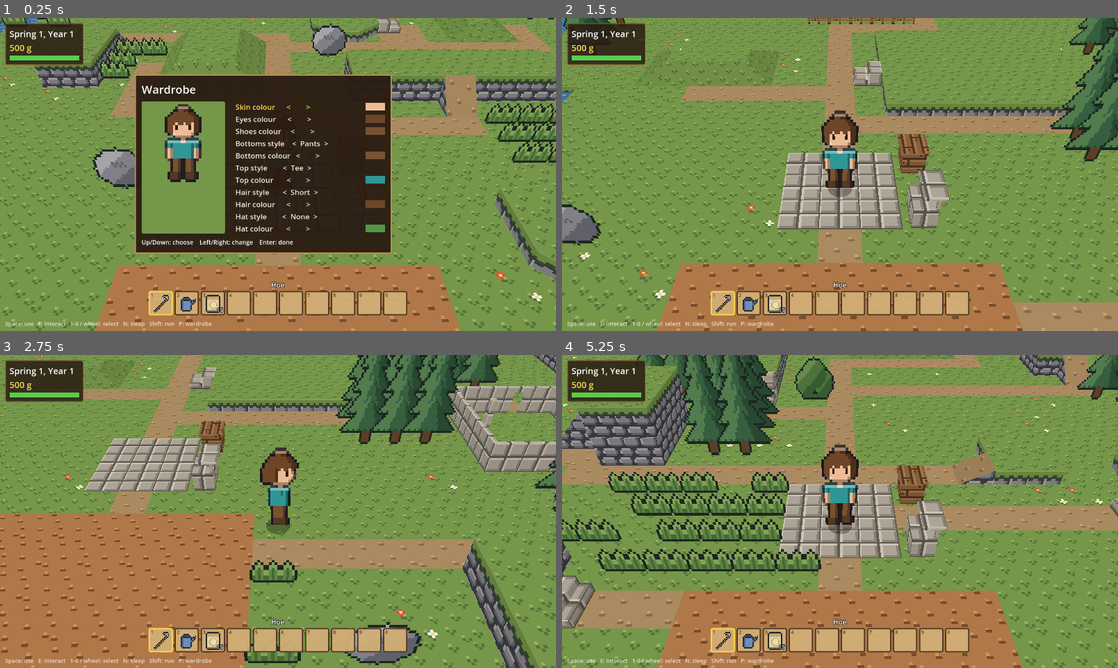
Above: before the commit, frames 1-4 (two rows, left to right).
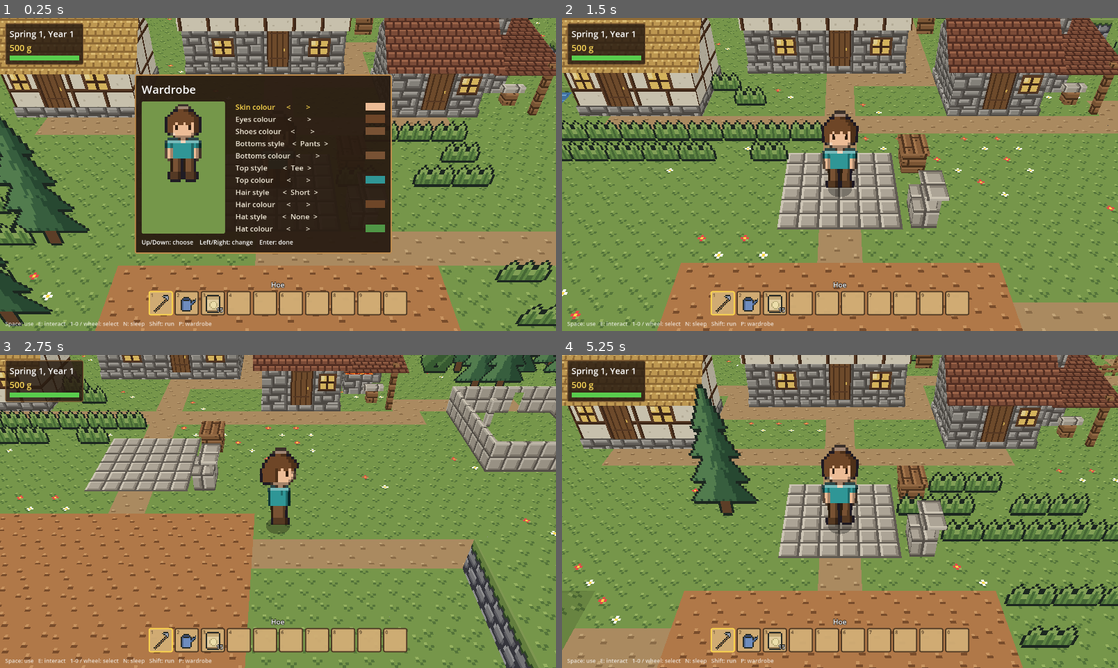
Above: after the commit, the same moments.

Repository: grimechristopher/procedural-game
Game: Godot game, scene res://scenes/main.tscn
The game is run twice, just before and just after one commit, with the same random seed, the same clock (stepped at 60 frames per second) and the same inputs.
Inputs (mouse positions are in pixels of both pictures, inside the frame that each line leads up to):
- Up to frame 1 (0.25 s): no input
- Up to frame 2 (1.5 s): tap Enter (ui_accept) at 0.5, 0.77 s; move the mouse to (962, 158) at 0.52 s; hold D (move_right) 0.53-1.28 s; hold E (interact) 0.53-1.28 s; click (962, 158) at 0.67 s; tap R (regenerate) at 0.8, 1.35 s; move the mouse to (728, 190) at 1.27 s; hold S (move_down) from 1.28 s (still down)
- Up to frame 3 (2.75 s): tap Enter (ui_accept) at 1.52 s; tap Shift (run) at 1.55 s; move the mouse to (333, 442) at 2.02 s; release S (move_down) at 2.03 s; hold D (move_right) from 2.03 s (still down); hold Shift (run) from 2.03 s (still down); tap E (interact) at 2.3 s
- Up to frame 4 (5.25 s): move the mouse to (812, 574) at 2.77 s; release D (move_right) at 2.78 s; release Shift (run) at 2.78 s; hold W (move_up) 2.78-3.53 s; tap Mouse wheel down (hotbar_next) at 2.85 s; click (812, 574) at 2.92 s; tap Enter (ui_accept) at 3.02, 3.77, 4.52 s; tap R (regenerate) at 3.05 s; move the mouse to (1006, 558) at 3.52 s; hold Mouse wheel up (hotbar_prev) 3.53-4.28 s; hold A (move_left) 3.53-5.03 s; tap Shift (run) at 3.8 s; move the mouse to (673, 464) at 4.27 s; tap E (interact) at 4.35 s; move the mouse to (867, 511) at 5.02 s; hold S (move_down) from 5.03 s (still down); hold R (regenerate) from 5.03 s (still down); click (867, 511) at 5.17 s

The runs differ from the first frame. In frame 1, 36% of the frame differs, in the area x 0-100%, y 0-100%; in frame 2, 35%; in frame 3, 22%; in frame 4, 48%.

Commit message:
Add low-poly buildings: house, blacksmith, inn
- Buildings are meshes built from textured faces (scripts/buildings.gd):
  fieldstone foundations, timber-and-plaster or stone walls, gable roofs
  with overhangs, chimneys, and door and window panels. House (4x3,
  thatch), blacksmith (5x3, stone workshop plus an open forge shed with
  glowing coals and an anvil), inn (6x4, two storeys, hanging sign).
- They form a small town north of the spawn plaza, facing south toward
  the camera; paths lead to their doors. Footprints are invisible solid
  cells; the door cell is tagged, and interacting with it names the
  building (interiors later). Four rows in front of each stay clear.
- Tileset gains thatch, shingles, timber-framed plaster, lit windows,
  door halves, fieldstone and forge embers (now 4x5).
- The block shader takes the tile in UV and the position within it in
  UV2, so faces larger than a tile repeat it; blocks look the same.

Co-Authored-By: Claude Opus 5.5 <noreply@anthropic.com>
Claude-Session: https://claude.ai/code/session_01QBAyNdiLYtBbpQzeaWaTYf

Diff:
--- a/assets/block.gdshader
+++ b/assets/block.gdshader
@@ -1,10 +1,15 @@
 // Unlit pixel-art blocks with a fixed brightness per face direction, lit
 // from the south-west the way HGSS shades its cliffs: tops brightest, faces
 // toward the camera next, east/west a bit darker, faces turned away darkest.
+//
+// UV holds the tile's (column, row) in the atlas; UV2 holds the position
+// within the tile in tile units. Faces bigger than one tile (buildings)
+// repeat the tile across themselves.
 shader_type spatial;
 render_mode unshaded;
 
 uniform sampler2D tileset : source_color, filter_nearest;
+uniform vec2 tiles = vec2(4.0, 5.0);
 
 varying vec3 world_normal;
 
@@ -24,5 +29,12 @@
 	} else {
 		shade = 0.8 + 0.08 * n.z - 0.04 * n.x;
 	}
-	ALBEDO = texture(tileset, UV).rgb * shade;
+	vec2 local = UV2;
+	if (any(greaterThan(abs(local - 0.5), vec2(0.5)))) {
+		local = fract(local);
+	}
+	// Half a texel in from the edges so nearest sampling never bleeds.
+	float inset = 0.5 / 16.0;
+	local = clamp(local, vec2(inset), vec2(1.0 - inset));
+	ALBEDO = texture(tileset, (UV + local) / tiles).rgb * shade;
 }
--- /dev/null
+++ b/scripts/buildings.gd
@@ -0,0 +1,141 @@
+class_name Buildings
+
+## Low-poly buildings, built from faces textured with the pixel tileset (see
+## GridWorld._build_mesh): stone foundations, timber-and-plaster or stone
+## walls, gable roofs with overhangs, chimneys, and doors and windows as
+## panels on the front.
+##
+## Each builder returns { name, size, door, faces }. Coordinates are local
+## to the building's footprint: x 0..size.x, z 0..size.y, ground at y 0. The
+## front faces south (+z), toward the fixed camera. door is the footprint
+## column the door is in, along the front row.
+
+const T := GridWorld.Tex
+const FRONT := Vector3.BACK
+
+
+static func house() -> Dictionary:
+	var faces := []
+	faces += block(Vector3(0, 0, 0), Vector3(4, 0.35, 3), T.FIELDSTONE, T.FIELDSTONE)
+	faces += block(Vector3(0.05, 0.35, 0.05), Vector3(3.95, 2.0, 2.95), T.PLASTER)
+	faces += gable_roof(0.05, 0.05, 3.95, 2.95, 2.0, 3.3, 0.35, T.THATCH, T.PLASTER)
+	faces += block(Vector3(3.0, 2.0, 0.6), Vector3(3.5, 3.9, 1.1), T.FIELDSTONE, T.FIELDSTONE)
+	faces += door(1.1, 0.35, 2.95)
+	faces.append(panel(2.5, 3.3, 0.9, 1.6, 2.95, T.WINDOW))
+	faces.append(panel(0.25, 0.85, 0.9, 1.6, 2.95, T.WINDOW))
+	return { name = "House", size = Vector2i(4, 3), door = 1, faces = faces }
+
+
+static func blacksmith() -> Dictionary:
+	var faces := []
+	# Stone workshop on the left...
+	faces += block(Vector3(0, 0, 0), Vector3(3, 0.25, 3), T.FIELDSTONE, T.FIELDSTONE)
+	faces += block(Vector3(0.05, 0.25, 0.05), Vector3(2.95, 1.9, 2.95), T.FIELDSTONE)
+	faces += gable_roof(0.05, 0.05, 2.95, 2.95, 1.9, 3.0, 0.3, T.SHINGLE, T.FIELDSTONE)
+	faces += door(1.1, 0.25, 2.95)
+	faces.append(panel(2.1, 2.75, 0.8, 1.45, 2.95, T.WINDOW))
+	# ...and an open forge shed on the right: back wall, corner post, lean-to roof.
+	faces += block(Vector3(2.95, 0, 0.05), Vector3(5, 1.9, 0.35), T.FIELDSTONE, T.FIELDSTONE)
+	faces += block(Vector3(4.75, 0, 2.7), Vector3(4.95, 1.75, 2.9), T.PLANKS, T.PLANKS)
+	faces.append(slope([Vector3(2.95, 2.1, -0.2), Vector3(5.25, 2.1, -0.2),
+		Vector3(5.25, 1.6, 3.25), Vector3(2.95, 1.6, 3.25)], T.SHINGLE))
+	# Forge with glowing coals and its chimney, and an anvil on a stump.
+	faces += block(Vector3(3.3, 0, 0.45), Vector3(4.4, 0.8, 1.45), T.FIELDSTONE, T.EMBERS)
+	faces += block(Vector3(3.6, 0.8, 0.5), Vector3(4.1, 3.0, 0.95), T.FIELDSTONE, T.FIELDSTONE)
+	faces += block(Vector3(4.1, 0, 1.9), Vector3(4.5, 0.45, 2.3), T.PLANKS, T.PLANKS)
+	faces += block(Vector3(3.95, 0.45, 1.97), Vector3(4.7, 0.65, 2.23), T.STONE, T.STONE)
+	return { name = "Blacksmith", size = Vector2i(5, 3), door = 1, faces = faces }
+
+
+static func inn() -> Dictionary:
+	var faces := []
+	faces += block(Vector3(0, 0, 0), Vector3(6, 0.3, 4), T.FIELDSTONE, T.FIELDSTONE)
+	# Stone ground floor under a plastered upper floor that juts out a little.
+	faces += block(Vector3(0.05, 0.3, 0.05), Vector3(5.95, 1.7, 3.95), T.FIELDSTONE)
+	faces += block(Vector3(-0.05, 1.7, -0.05), Vector3(6.05, 3.3, 4.05), T.PLASTER)
+	faces += gable_roof(-0.05, -0.05, 6.05, 4.05, 3.3, 4.9, 0.35, T.SHINGLE, T.PLASTER)
+	faces += block(Vector3(0.6, 3.3, 1.0), Vector3(1.1, 5.6, 1.5), T.FIELDSTONE, T.FIELDSTONE)
+	faces += door(3.1, 0.3, 3.95)
+	faces.append(panel(1.1, 1.9, 0.7, 1.4, 3.95, T.WINDOW))
+	faces.append(panel(4.6, 5.4, 0.7, 1.4, 3.95, T.WINDOW))
+	for x in [0.5, 2.0, 3.6, 5.0]:
+		faces.append(panel(x, x + 0.7, 2.2, 2.9, 4.05, T.WINDOW))
+	# Hanging sign on an arm off the east wall.
+	faces += block(Vector3(6.05, 2.15, 3.8), Vector3(6.75, 2.25, 3.9), T.PLANKS, T.PLANKS)
+	faces += block(Vector3(6.25, 1.5, 3.82), Vector3(6.85, 2.1, 3.88), T.PLANKS, T.PLANKS)
+	return { name = "Inn", size = Vector2i(6, 4), door = 3, faces = faces }
+
+
+# --- Pieces -------------------------------------------------------------------
+
+## A box's sides (and top, if given a tile). Wall tiles line up with the
+## world grid and hang from the top edge, so timber beams sit at the eaves.
+static func block(lo: Vector3, hi: Vector3, side: int, top := -1) -> Array:
+	var faces := [
+		face([Vector3(lo.x, lo.y, hi.z), Vector3(hi.x, lo.y, hi.z), Vector3(hi.x, hi.y, hi.z), Vector3(lo.x, hi.y, hi.z)], Vector3.BACK, side, hi.y),
+		face([Vector3(lo.x, lo.y, lo.z), Vector3(hi.x, lo.y, lo.z), Vector3(hi.x, hi.y, lo.z), Vector3(lo.x, hi.y, lo.z)], Vector3.FORWARD, side, hi.y),
+		face([Vector3(hi.x, lo.y, lo.z), Vector3(hi.x, lo.y, hi.z), Vector3(hi.x, hi.y, hi.z), Vector3(hi.x, hi.y, lo.z)], Vector3.RIGHT, side, hi.y),
+		face([Vector3(lo.x, lo.y, lo.z), Vector3(lo.x, lo.y, hi.z), Vector3(lo.x, hi.y, hi.z), Vector3(lo.x, hi.y, lo.z)], Vector3.LEFT, side, hi.y),
+	]
+	if top >= 0:
+		faces.append(face([Vector3(lo.x, hi.y, lo.z), Vector3(hi.x, hi.y, lo.z), Vector3(hi.x, hi.y, hi.z), Vector3(lo.x, hi.y, hi.z)], Vector3.UP, top, hi.y))
+	return faces
+
+
+## A roof whose ridge runs east-west over the middle of the rect, sloping
+## down to eaves at eave_y and overhanging the walls, plus the triangular
+## gable walls at either end.
+static func gable_roof(x0: float, z0: float, x1: float, z1: float, eave_y: float, ridge_y: float,
+		overhang: float, roof: int, gable: int) -> Array:
+	var zc := (z0 + z1) / 2.0
+	var run := (z1 - z0) / 2.0
+	var drop := overhang * (ridge_y - eave_y) / run
+	var low := eave_y - drop
+	return [
+		slope([Vector3(x0 - overhang, ridge_y, zc), Vector3(x1 + overhang, ridge_y, zc),
+			Vector3(x1 + overhang, low, z1 + overhang), Vector3(x0 - overhang, low, z1 + overhang)], roof),
+		slope([Vector3(x0 - overhang, ridge_y, zc), Vector3(x1 + overhang, ridge_y, zc),
+			Vector3(x1 + overhang, low, z0 - overhang), Vector3(x0 - overhang, low, z0 - overhang)], roof),
+		face([Vector3(x0, eave_y, z0), Vector3(x0, eave_y, z1), Vector3(x0, ridge_y, zc)], Vector3.LEFT, gable, ridge_y),
+		face([Vector3(x1, eave_y, z0), Vector3(x1, eave_y, z1), Vector3(x1, ridge_y, zc)], Vector3.RIGHT, gable, ridge_y),
+	]
+
+
+## A sloped quad, given top edge first; tiles run down the slope from it.
+static func slope(pts: Array, tex: int) -> Array:
+	var n: Vector3 = (pts[1] - pts[0]).cross(pts[2] - pts[0]).normalized()
+	if n.y < 0.0:
+		n = -n
+	return face(pts, n, tex, pts[0].y)
+
+
+## A two-tile door (bottom and top halves) on a south-facing wall at z.
+static func door(x0: float, y0: float, z: float) -> Array:
+	return [panel(x0, x0 + 0.8, y0, y0 + 0.8, z, T.DOOR_BOTTOM),
+		panel(x0, x0 + 0.8, y0 + 0.8, y0 + 1.6, z, T.DOOR_TOP)]
+
+
+## One whole tile stretched over a rect on a south-facing wall at z, set a
+## hair proud of the wall.
+static func panel(x0: float, x1: float, y0: float, y1: float, z: float, tex: int) -> Array:
+	z += 0.02
+	return [[Vector3(x0, y0, z), Vector3(x1, y0, z), Vector3(x1, y1, z), Vector3(x0, y1, z)], FRONT, tex,
+		[Vector2(0, 1), Vector2(1, 1), Vector2(1, 0), Vector2(0, 0)]]
+
+
+## A face with tile-space UVs: across in world units along the face, and
+## down from v_top (walls: from the top edge; slopes: from the ridge).
+static func face(pts: Array, n: Vector3, tex: int, v_top: float) -> Array:
+	var across := Vector3.UP.cross(n)
+	if across.length() < 0.01:
+		across = Vector3.RIGHT
+	across = across.normalized()
+	var down := across.cross(n).normalized()
+	var origin := Vector3(0, v_top, 0)
+	if absf(n.y) > 0.1 and absf(n.y) < 0.99:
+		# Slopes: measure from the top edge along the slope.
+		origin = pts[0]
+	var uvs := []
+	for p in pts:
+		uvs.append(Vector2(p.dot(across), (p - origin).dot(down)))
+	return [pts, n, tex, uvs]
--- a/scripts/main.gd
+++ b/scripts/main.gd
@@ -73,6 +73,8 @@
 	if world.has_tag(cell, &"shop"):
 		hud.open_shop(farm)
 		player.input_enabled = false
+	elif world.has_tag(cell, &"door"):
+		hud.toast("%s: closed for now." % world.building_at(cell).name)
 	elif world.has_tag(cell, &"shipping_bin"):
 		farm.ship_all()
 	else:
--- a/scripts/world.gd
+++ b/scripts/world.gd
@@ -48,6 +48,9 @@
 	# Props: sprites leaned back to face the fixed camera. All solid except
 	# tall grass, which you walk through.
 	TREE, SNOW_TREE, BOULDER, BUSH, TALL_GRASS,
+	# Invisible solid cells under a building's footprint (the building
+	# itself is a mesh; see Buildings). The door cell is tagged.
+	BUILDING, BUILDING_DOOR,
 }
 
 ## Prop tiles, in the order of their sprites in assets/props.png.
@@ -70,13 +73,17 @@
 	Tile.WATER: [&"water"],
 	Tile.WATERFALL: [&"water"],
 	Tile.TALL_GRASS: [&"tall_grass"],
+	Tile.BUILDING_DOOR: [&"door"],
 }
 
 ## Tiles in assets/tileset.png (see tools/make_tileset.py), left to right,
 ## top to bottom.
-enum Tex { GRASS, GRASS_SIDE, DIRT, PATH, FLOWERS, STONE, PLANKS, TILLED, TILLED_WET, SOIL }
+enum Tex {
+	GRASS, GRASS_SIDE, DIRT, PATH, FLOWERS, STONE, PLANKS, TILLED, TILLED_WET, SOIL,
+	THATCH, SHINGLE, PLASTER, WINDOW, DOOR_TOP, DOOR_BOTTOM, FIELDSTONE, EMBERS,
+}
 const TEX_COLS := 4
-const TEX_ROWS := 3
+const TEX_ROWS := 5
 
 const TILESET := preload("res://assets/tileset.png")
 const BLOCK_SHADER := preload("res://assets/block.gdshader")
@@ -99,11 +106,21 @@
 
 var spawn_cell := Vector2i.ZERO
 
+## Buildings in the current map: { name, rect, door } (door: the footprint
+## cell with the door, interacted with from the cell south of it).
+var buildings: Array[Dictionary] = []
+
+var _block_material: ShaderMaterial
+var _building_meshes: Node3D
+
 
 func _ready() -> void:
 	cell_size = Vector3.ONE
 	cell_center_y = false
 	mesh_library = _build_mesh_library()
+	_building_meshes = Node3D.new()
+	_building_meshes.name = "Buildings"
+	add_child(_building_meshes)
 	generate(map_seed)
 
 
@@ -111,6 +128,9 @@
 
 func generate(new_seed: int) -> void:
 	clear()
+	buildings.clear()
+	for mesh in _building_meshes.get_children():
+		mesh.queue_free()
 	var rng := RandomNumberGenerator.new()
 	rng.seed = new_seed
 	spawn_cell = map_size / 2
@@ -130,6 +150,7 @@
 	var towers: Array[Rect2i] = []
 	var approaches: Array[Vector2i] = []
 	_place_farm(reserved, approaches)
+	_place_town(reserved, approaches)
 	_place_river(rng, reserved)
 	var placed := 0
 	for attempt in platform_count * 10:
@@ -166,6 +187,44 @@
 	set_slope(spawn_cell + Vector2i(2, -1), 0, Tile.SHIPPING_BIN, Vector2i.LEFT)
 	set_slope(spawn_cell + Vector2i(2, 1), 0, Tile.SHOP_STALL, Vector2i.LEFT)
 	approaches.append(Vector2i(spawn_cell.x, field.position.y - 1))
+
+
+## Puts the inn north of the spawn plaza, with a house and the blacksmith
+## to either side, all facing south toward the plaza (and the camera).
+func _place_town(reserved: Dictionary, approaches: Array[Vector2i]) -> void:
+	for plan in [[Buildings.inn(), Vector2i(-3, -10)], [Buildings.house(), Vector2i(-8, -6)],
+			[Buildings.blacksmith(), Vector2i(4, -6)]]:
+		place_building(plan[0], spawn_cell + plan[1], reserved, approaches)
+
+
+## Blocks a building's footprint, tags its door, adds its mesh, and keeps
+## the ground around it clear, with four rows in front: the camera looks
+## north, so anything tall there would hide the building and its door.
+func place_building(plan: Dictionary, origin: Vector2i, reserved: Dictionary,
+		approaches: Array[Vector2i]) -> void:
+	var rect := Rect2i(origin, plan.size)
+	var door: Vector2i = origin + Vector2i(plan.door, plan.size.y - 1)
+	for x in range(rect.position.x, rect.end.x):
+		for z in range(rect.position.y, rect.end.y):
+			set_cell_item(Vector3i(x, 0, z), Tile.BUILDING_DOOR if Vector2i(x, z) == door else Tile.BUILDING)
+	var mesh := MeshInstance3D.new()
+	mesh.name = plan.name
+	mesh.mesh = _build_mesh(plan.faces, {}, block_material())
+	mesh.position = Vector3(origin.x, 0, origin.y)
+	_building_meshes.add_child(mesh)
+	buildings.append({ name = plan.name, rect = rect, door = door })
+	var keep_clear := rect.grow(1).grow_side(SIDE_BOTTOM, 4)
+	for x in range(keep_clear.position.x, keep_clear.end.x):
+		for z in range(keep_clear.position.y, keep_clear.end.y):
+			reserved[Vector2i(x, z)] = true
+	approaches.append(door + Vector2i.DOWN)
+
+
+func building_at(cell: Vector2i) -> Dictionary:
+	for b in buildings:
+		if b.rect.has_point(cell):
+			return b
+	return {}
 
 
 ## Runs a two-wide river down the map, north to south, well clear of the
@@ -804,7 +863,8 @@
 
 
 static func _is_solid_scenery(tile: int) -> bool:
-	return tile in [Tile.WATER, Tile.WATERFALL, Tile.TREE, Tile.SNOW_TREE, Tile.BOULDER, Tile.BUSH]
+	return tile in [Tile.WATER, Tile.WATERFALL, Tile.TREE, Tile.SNOW_TREE, Tile.BOULDER, Tile.BUSH,
+		Tile.BUILDING, Tile.BUILDING_DOOR]
 
 
 static func _is_thin(tile: int) -> bool:
@@ -841,10 +901,18 @@
 # All meshes have their origin at the bottom center of the cell. Sloped tiles
 # are modeled rising toward -Z; GridMap orientation rotates them.
 
+## The unlit, face-shaded tileset material shared by blocks and buildings.
+func block_material() -> ShaderMaterial:
+	if _block_material == null:
+		_block_material = ShaderMaterial.new()
+		_block_material.shader = BLOCK_SHADER
+		_block_material.set_shader_parameter("tileset", TILESET)
+		_block_material.set_shader_parameter("tiles", Vector2(TEX_COLS, TEX_ROWS))
+	return _block_material
+
+
 func _build_mesh_library() -> MeshLibrary:
-	var mat := ShaderMaterial.new()
-	mat.shader = BLOCK_SHADER
-	mat.set_shader_parameter("tileset", TILESET)
+	var mat := block_material()
 
 	# Which tileset tile each kind of face uses.
 	var grass_block := { top = Tex.GRASS, side = Tex.GRASS_SIDE, slope = Tex.GRASS }
@@ -911,6 +979,10 @@
 	lib.set_item_name(Tile.WATER_BRIDGE, "WaterBridge")
 	lib.set_item_mesh(Tile.WATER_BRIDGE, _build_mesh(_bridge_faces(), wood, mat, _build_mesh(water_box, wood, water_mat)))
 
+	for tile in [Tile.BUILDING, Tile.BUILDING_DOOR]:
+		lib.create_item(tile)
+		lib.set_item_name(tile, Tile.keys()[tile].capitalize())
+
 	var props_mat := StandardMaterial3D.new()
 	props_mat.albedo_texture = PROPS_TEXTURE
 	props_mat.texture_filter = BaseMaterial3D.TEXTURE_FILTER_NEAREST
@@ -926,6 +998,9 @@
 
 
 ## Builds a mesh from faces, or adds them as another surface of into.
+## A face is [points, outward normal], optionally followed by a tile (else
+## the skin picks one by the face's direction) and per-point tile-space UVs
+## (else they're projected; see _face_uv).
 func _build_mesh(faces: Array, skin: Dictionary, mat: Material, into: ArrayMesh = null) -> ArrayMesh:
 	var top_y := 0.0
 	for face in faces:
@@ -936,19 +1011,22 @@
 	for face in faces:
 		var pts: Array = face[0]
 		var n: Vector3 = face[1]
-		var tex: int = skin.top if n.y > 0.99 else (skin.slope if n.y > 0.1 else (Tex.DIRT if n.y < -0.5 else skin.side))
+		var tex: int
+		if face.size() > 2:
+			tex = face[2]
+		else:
+			tex = skin.top if n.y > 0.99 else (skin.slope if n.y > 0.1 else (Tex.DIRT if n.y < -0.5 else skin.side))
+		var uvs: Array = face[3] if face.size() > 3 else []
 		for i in range(1, pts.size() - 1):
-			var a: Vector3 = pts[0]
-			var b: Vector3 = pts[i]
-			var c: Vector3 = pts[i + 1]
+			var corners := [0, i, i + 1]
 			# Godot treats clockwise as front-facing.
-			if (b - a).cross(c - a).dot(n) > 0.0:
-				var tmp := b
-				b = c
-				c = tmp
-			for v in [a, b, c]:
+			if (pts[i] - pts[0]).cross(pts[i + 1] - pts[0]).dot(n) > 0.0:
+				corners = [0, i + 1, i]
+			for k in corners:
+				var v: Vector3 = pts[k]
 				st.set_normal(n)
-				st.set_uv(_atlas_uv(tex, _face_uv(v, n, top_y)))
+				st.set_uv(Vector2(tex % TEX_COLS, tex / TEX_COLS))
+				st.set_uv2(uvs[k] if not uvs.is_empty() else _face_uv(v, n, top_y))
 				st.add_vertex(v)
 	st.set_material(mat)
 	return st.commit(into)
@@ -984,13 +1062,6 @@
 	return Vector2(p.dot(along) + 0.5, top_y - p.y)
 
 
-static func _atlas_uv(tex: int, uv: Vector2) -> Vector2:
-	# Inset half a texel so nearest sampling never bleeds into a neighbor tile.
-	var inset := 0.5 / 16.0
-	uv = uv.clamp(Vector2(inset, inset), Vector2(1.0 - inset, 1.0 - inset))
-	return Vector2((tex % TEX_COLS + uv.x) / TEX_COLS, (tex / TEX_COLS + uv.y) / TEX_ROWS)
-
-
 ## Each face is [points (convex, in order), outward normal].
 static func _box_faces(lo: Vector3, hi: Vector3) -> Array:
 	return [
Binary file changed: assets/tileset.png
Not shown, changed: tools/make_tileset.py
